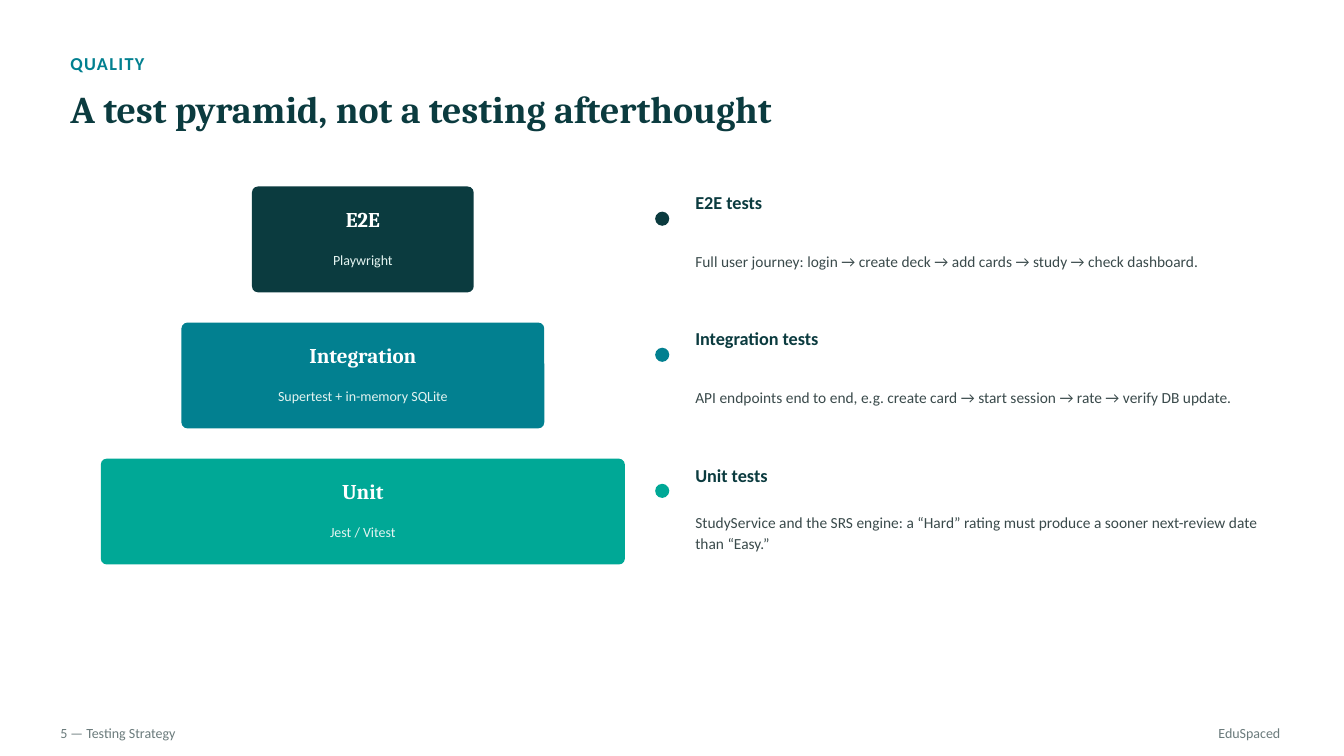
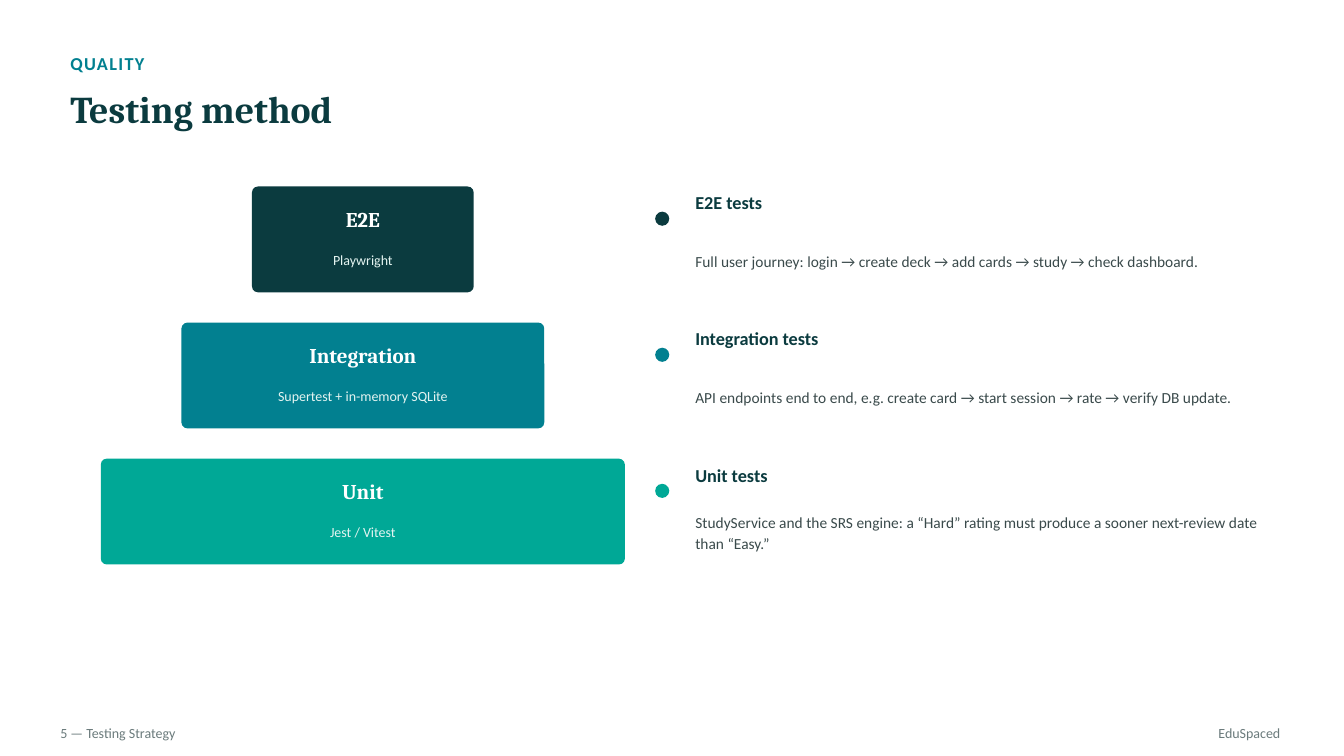
Before and after one commit to hoangphuc05/edu-anki, a slide deck: slide 5 of docs/EduSpaced-Presentation-1.pptx. Drawn at 1344x756 pixels with LibreOffice and Linux fonts; fonts in the diff are those of the drawing. Boxes give left, top, right and bottom in pixels: in the first picture for what was removed or moved away, otherwise in the second. Text is boxed around its words. In the diff, an @@ line names an element or a change of style, - is before the commit and + after.

```diff
--- a/docs/EduSpaced-Presentation-1.pptx
+++ b/docs/EduSpaced-Presentation-1.pptx
@@ text at [70, 96, 332, 132]: text changed @@
-A test pyramid, not a testing afterthought
+Testing method
```
Also in this commit, not shown: 5 other slides changed, 1 slide removed.
